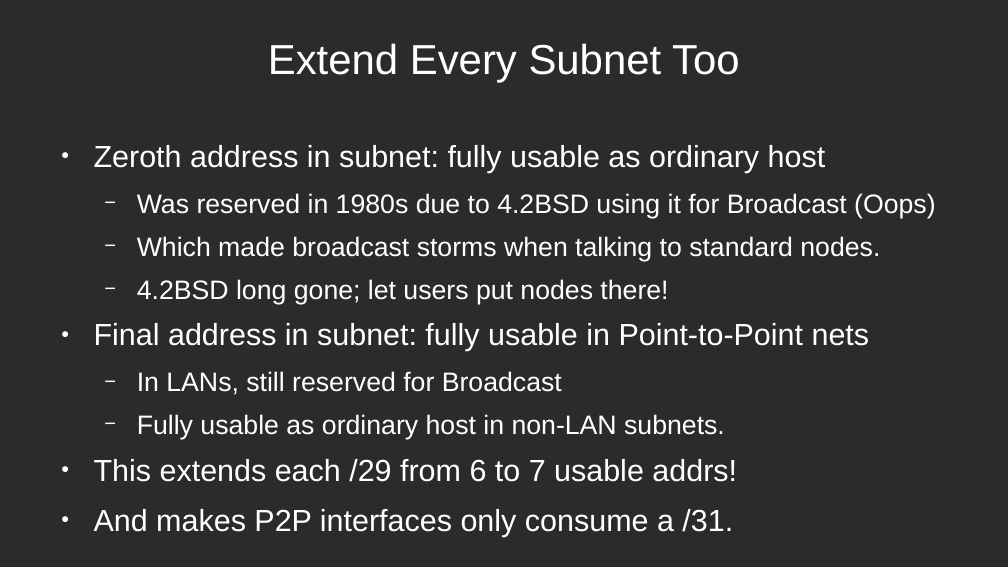
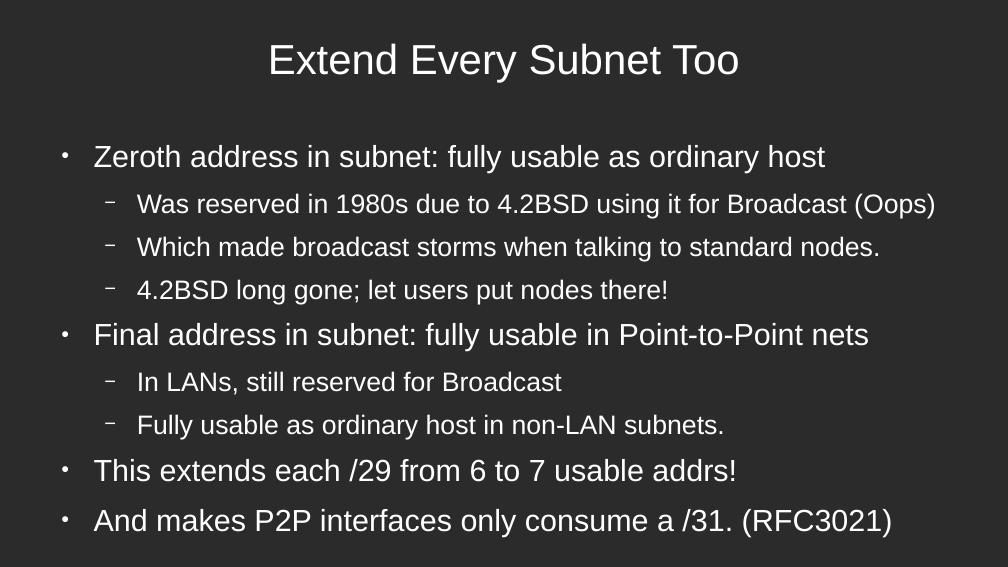
Before and after one commit to schoen/unicast-extensions, a slide deck: slide 14 of docs/IPv4 Unicast Extensions3.odp. Drawn at 1008x567 pixels with LibreOffice and Linux fonts; fonts in the diff are those of the drawing; background and template pictures are left out; a plain dark background stands for a picture behind light text. Boxes give left, top, right and bottom in pixels: in the first picture for what was removed or moved away, otherwise in the second. Text is boxed around its words. In the diff, an @@ line names an element or a change of style, - is before the commit and + after.

```diff
--- a/docs/IPv4 Unicast Extensions3.odp
+++ b/docs/IPv4 Unicast Extensions3.odp
@@ text at [94, 509, 893, 537]: text changed @@
-● And makes P2P interfaces only consume a /31.
+● And makes P2P interfaces only consume a /31. (RFC3021)
```
Also in this commit, not shown: 6 other slides changed, 1 slide added, 1 slide removed, 1 other file.
